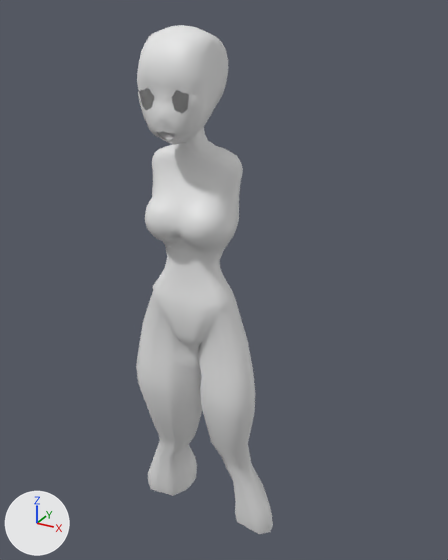
Two versions of the Blender file blender/characters/substance-course/another-model.blend, one commit apart.
Before and after are seen from a 50 mm camera at (13.9, -22.3, 33.0) aimed at (0.8, 1.6, 21.0). Lighting does not change. The marker at lower left points along +X, +Y and +Z.

In view in the first picture: 'Head'.
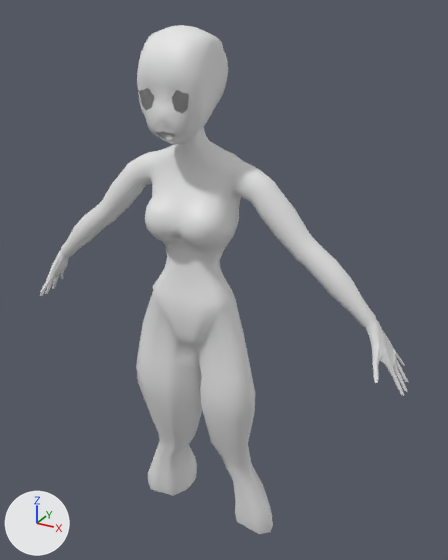
Changed parts and their boxes [x1, y1, x2, y2] in the pictures (448 x 560 px):
'Head', reshaped (167% wider)
    before: [136, 25, 273, 534]
    after: [40, 25, 408, 534]
part 1 of me_plane, built on
    before: [136, 44, 255, 465]
    after: [40, 30, 408, 465]

Patch to the scene script:
```diff
--- a/blender/characters/substance-course/another-model.blend.py
+++ b/blender/characters/substance-course/another-model.blend.py
@@ me_plane @@
 # used by ob_head; location = (0.0, 0.0, 0.0)
-me_plane.from_pydata(...)  # 585 vertices, 585 faces; spans x 0.0..4.0, y -2.0..3.0, z 7.1..32.3
+me_plane.from_pydata(...)  # 1340 vertices, 1312 faces; spans x 0.0..10.1, y -2.0..3.0, z 7.1..32.3
+# me_plane part 1: 34 vertices moved from x 0.5..3.0, y -0.8..1.6, z 12.8..31.2 to x 0.4..2.9, y -0.7..1.6, z 13.0..31.3; 42 vertices removed from x 0.0..2.2, y -1.6..2.2, z 18.7..31.4; 797 vertices added at x 0.0..10.1, y -1.6..1.6, z 18.2..31.8
```
